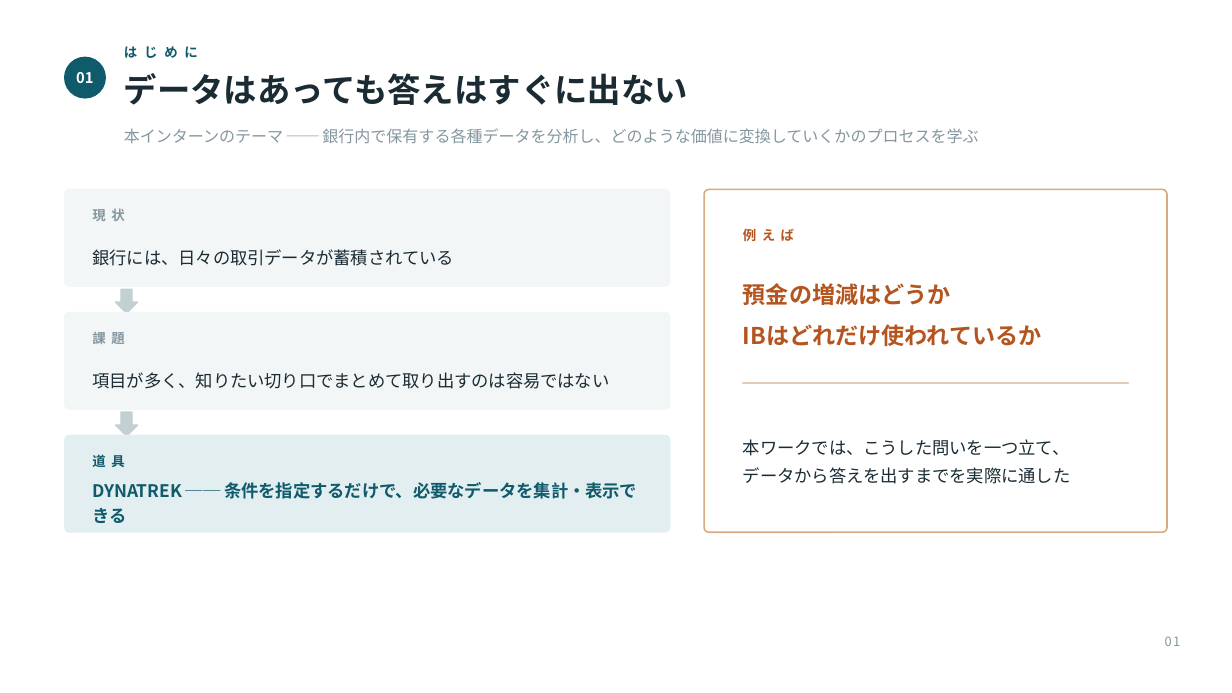
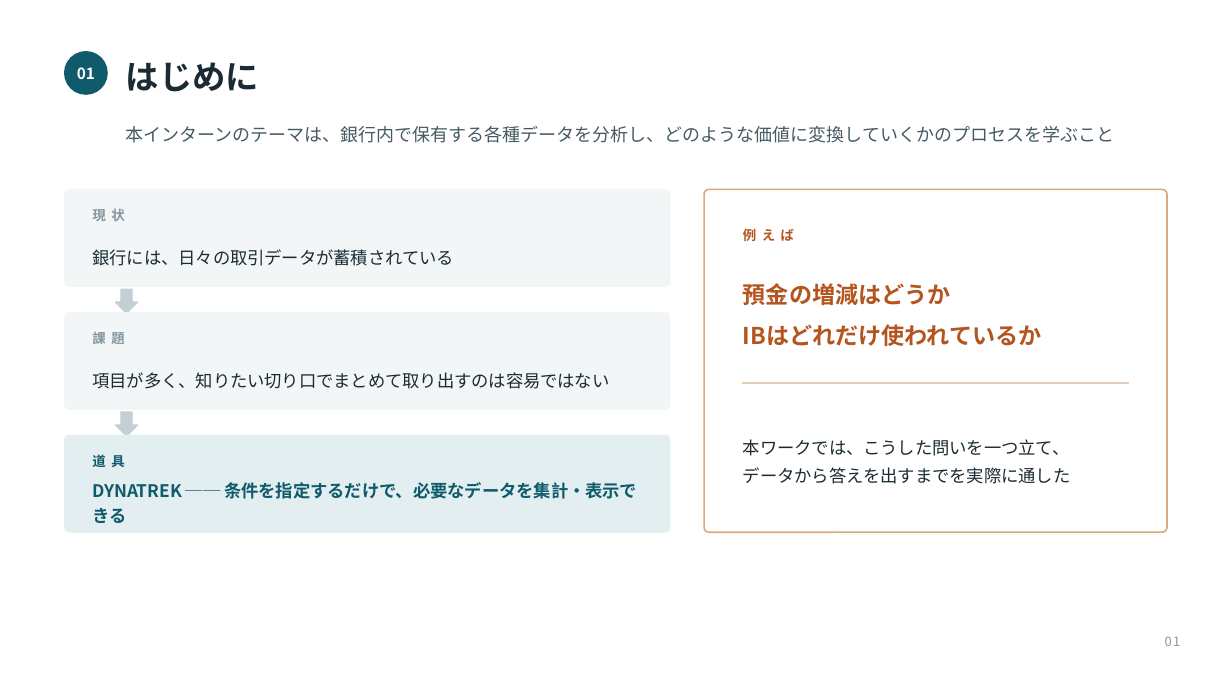
Before and after one commit to takumi66666/my-website, a slide deck: slide 1 of presentation/DYNATREK_成果発表.pptx. Drawn at 1232x693 pixels with LibreOffice and Linux fonts; fonts in the diff are those of the drawing. Boxes give left, top, right and bottom in pixels: in the first picture for what was removed or moved away, otherwise in the second. Text is boxed around its words. In the diff, an @@ line names an element or a change of style, - is before the commit and + after.

```diff
--- a/presentation/DYNATREK_成果発表.pptx
+++ b/presentation/DYNATREK_成果発表.pptx
@@ text "01" at <box>77,67,95,79</box>: size 11.5 to 12 pt @@
@@ ellipse: place and size @@
-ellipse at <box>65,57,105,98</box>
+ellipse at <box>65,52,107,94</box>
@@ text removed at <box>124,73,688,105</box> @@
-データはあっても答えはすぐに出ない
@@ text at <box>126,62,259,92</box>: text changed; size 10.5 to 26 pt; text colour #0F5A6B to #1A2B33 @@
-は じ め に
+はじめに
@@ text at <box>126,126,1115,143</box>: text changed; size 12.5 to 14 pt; text colour #8497A0 to #465A63 @@
-本インターンのテーマ ── 銀行内で保有する各種データを分析し、どのような価値に変換していくかのプロセスを学ぶ
+本インターンのテーマは、銀行内で保有する各種データを分析し、どのような価値に変換していくかのプロセスを学ぶこと
```
Also in this commit, not shown: 8 other slides changed, 1 other file.
